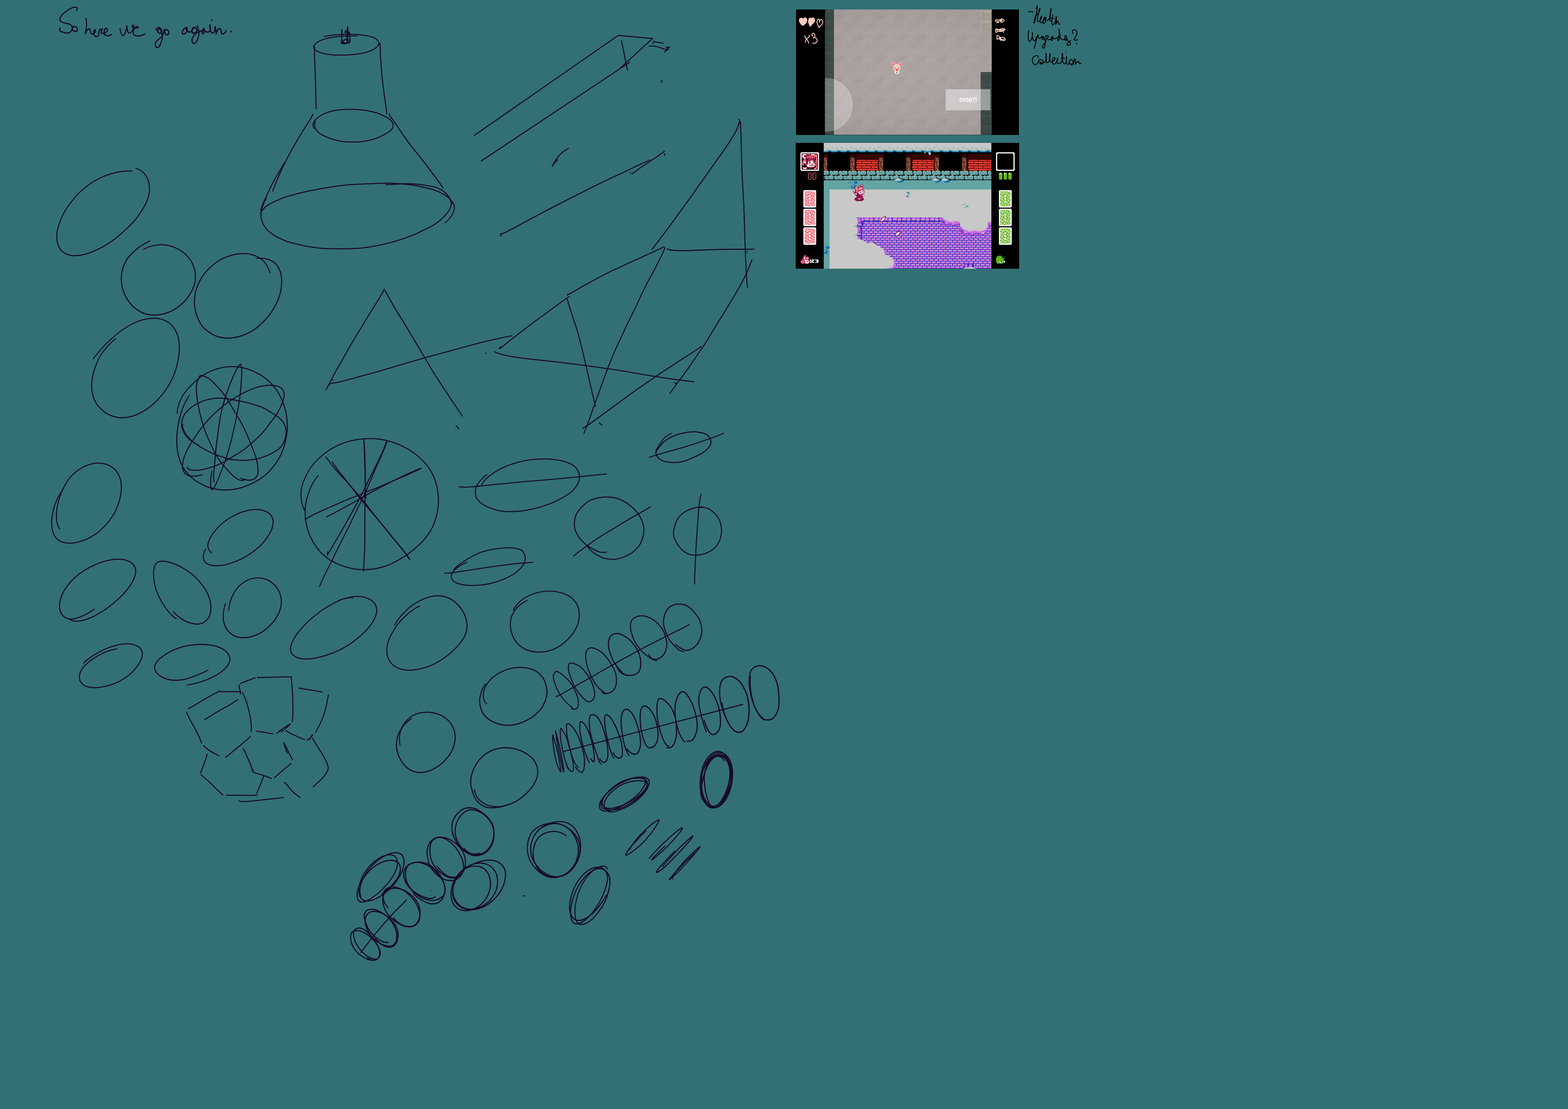
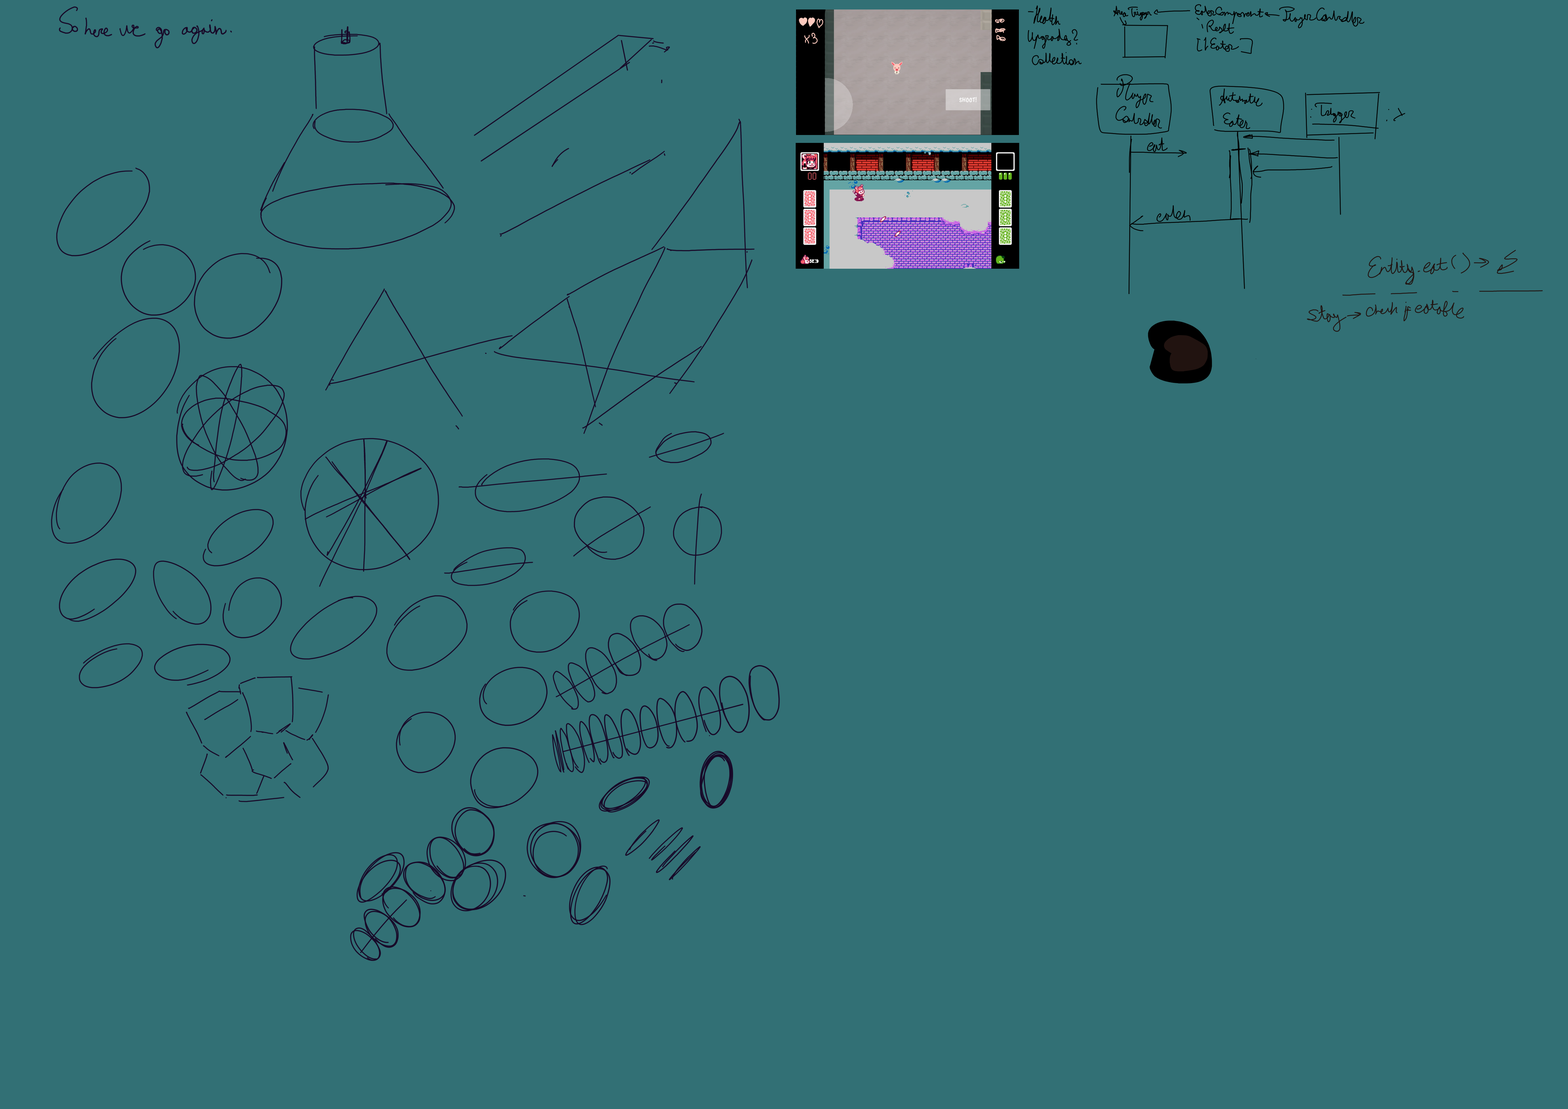
Two versions of the same layered image (1568x1109). Layer-by-layer changes:
painted on "Paint Layer 5" over [1096, 4, 1543, 384]